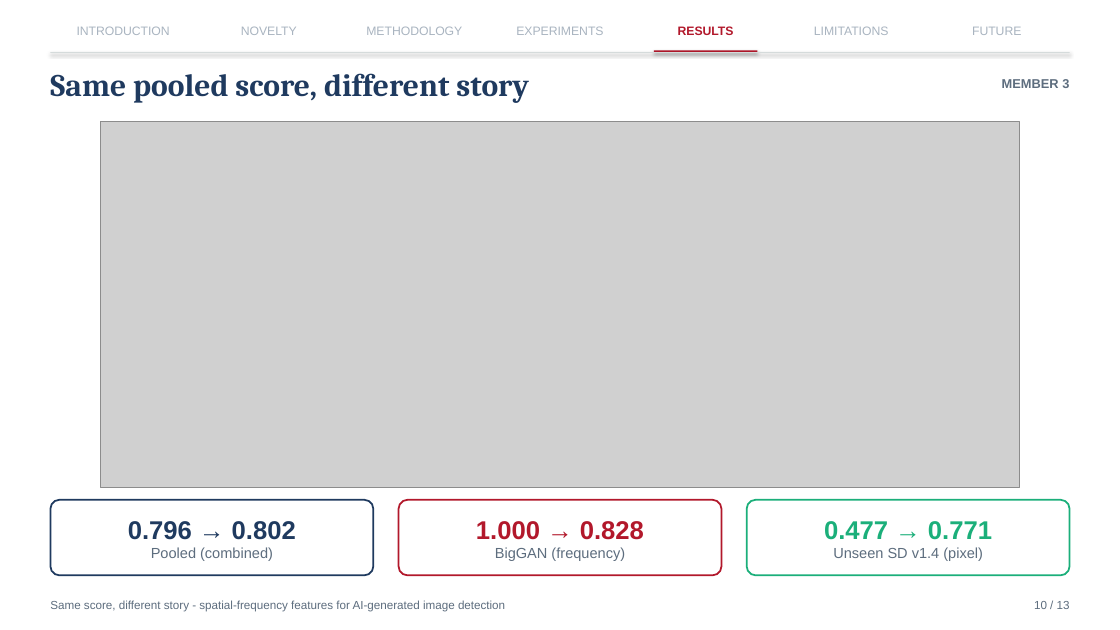
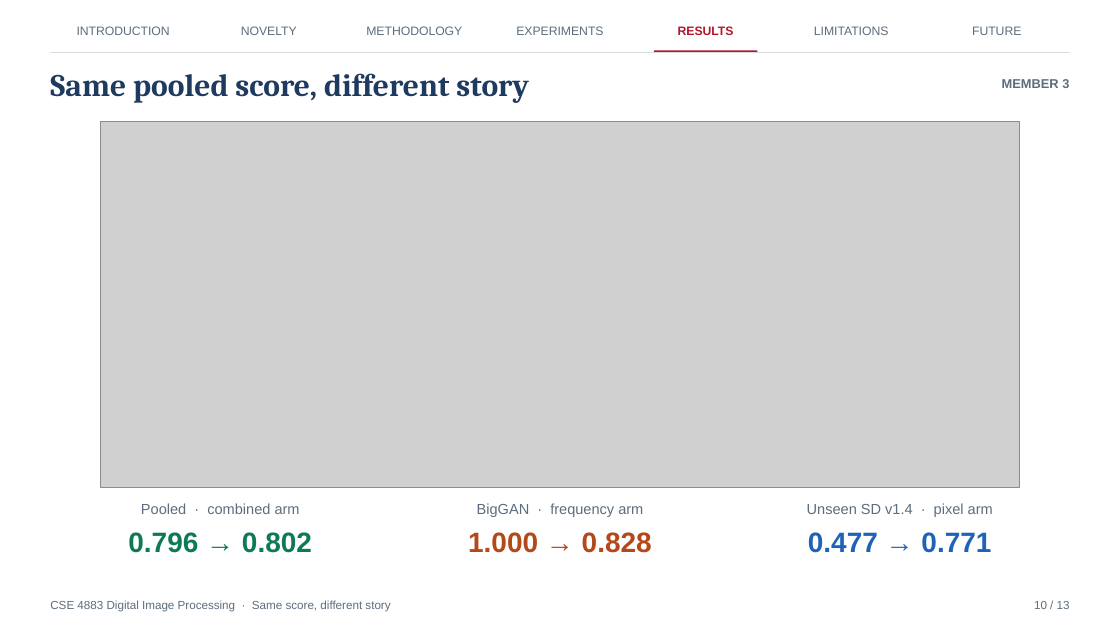
Before and after one commit to Omlan14/spatial-spectral-forensics, a slide deck: slide 10 of presentation/final_presentation.pptx. Drawn at 1120x630 pixels with LibreOffice and Linux fonts; fonts in the diff are those of the drawing; grey boxes stand for pictures. Boxes give left, top, right and bottom in pixels: in the first picture for what was removed or moved away, otherwise in the second. Text is boxed around its words. In the diff, an @@ line names an element or a change of style, - is before the commit and + after.

```diff
--- a/presentation/final_presentation.pptx
+++ b/presentation/final_presentation.pptx
@@ text colour #A9B4C0 to #5D6D7E in 6 elements at (x1=77, y1=26, x2=170, y2=35), (x1=241, y1=26, x2=297, y2=35), (x1=366, y1=26, x2=462, y2=35), (x1=516, y1=26, x2=603, y2=35), (x1=814, y1=26, x2=889, y2=35), (x1=972, y1=26, x2=1021, y2=35) @@
@@ rectangle at (x1=50, y1=52, x2=1070, y2=53): shadow off @@
@@ rectangle at (x1=654, y1=50, x2=757, y2=53): shadow off @@
@@ text added at (x1=141, y1=503, x2=300, y2=514), 12.5 pt, text #5D6D7E @@
+Pooled · combined arm
@@ text added at (x1=477, y1=503, x2=643, y2=517), 12.5 pt, text #5D6D7E @@
+BigGAN · frequency arm
@@ text added at (x1=807, y1=503, x2=993, y2=517), 12.5 pt, text #5D6D7E @@
+Unseen SD v1.4 · pixel arm
@@ text "0.796 → 0.802" moved from (x1=50, y1=500, x2=373, y2=576) to (x1=128, y1=532, x2=312, y2=553) @@
@@ text "0.796 → 0.802" at (x1=128, y1=532, x2=312, y2=553): size 22 to 24 pt, text colour #1F3A5F to #0E7A53; vertical alignment middle to top; fill #FFFFFF to none; outline #1F3A5F 1.5 pt to none @@
@@ text "1.000 → 0.828" moved from (x1=398, y1=500, x2=721, y2=576) to (x1=468, y1=532, x2=652, y2=553) @@
@@ text "1.000 → 0.828" at (x1=468, y1=532, x2=652, y2=553): size 22 to 24 pt, text colour #B2182B to #B54819; vertical alignment middle to top; fill #FFFFFF to none; outline #B2182B 1.5 pt to none @@
@@ text "0.477 → 0.771" moved from (x1=747, y1=500, x2=1070, y2=576) to (x1=808, y1=532, x2=991, y2=553) @@
@@ text "0.477 → 0.771" at (x1=808, y1=532, x2=991, y2=553): size 22 to 24 pt, text colour #1BAF7A to #1F63B8; vertical alignment middle to top; fill #FFFFFF to none; outline #1BAF7A 1.5 pt to none @@
@@ text at (x1=151, y1=547, x2=273, y2=561): paragraph removed @@
-Pooled (combined)
@@ text at (x1=495, y1=547, x2=625, y2=561): paragraph removed @@
-BigGAN (frequency)
@@ text at (x1=833, y1=547, x2=983, y2=561): paragraph removed @@
-Unseen SD v1.4 (pixel)
@@ text at (x1=50, y1=600, x2=390, y2=612): text changed @@
-Same score, different story - spatial-frequency features for AI-generated image detection
+CSE 4883 Digital Image Processing · Same score, different story
```
Also in this commit, not shown: 12 other slides changed, 2 other files.
